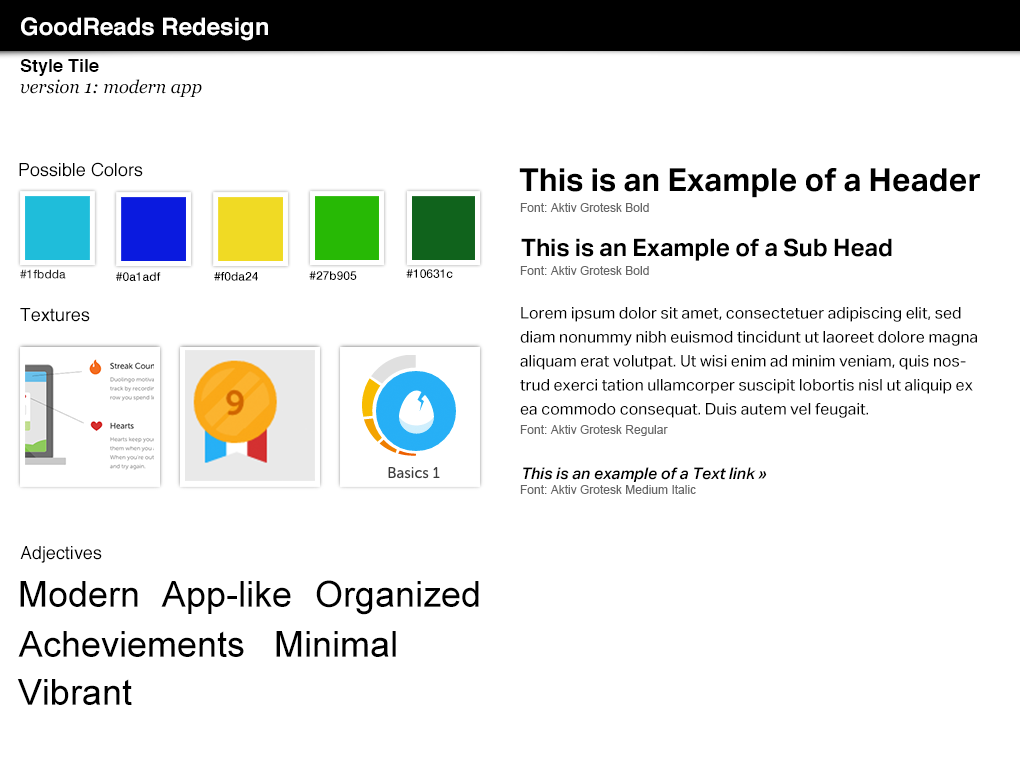
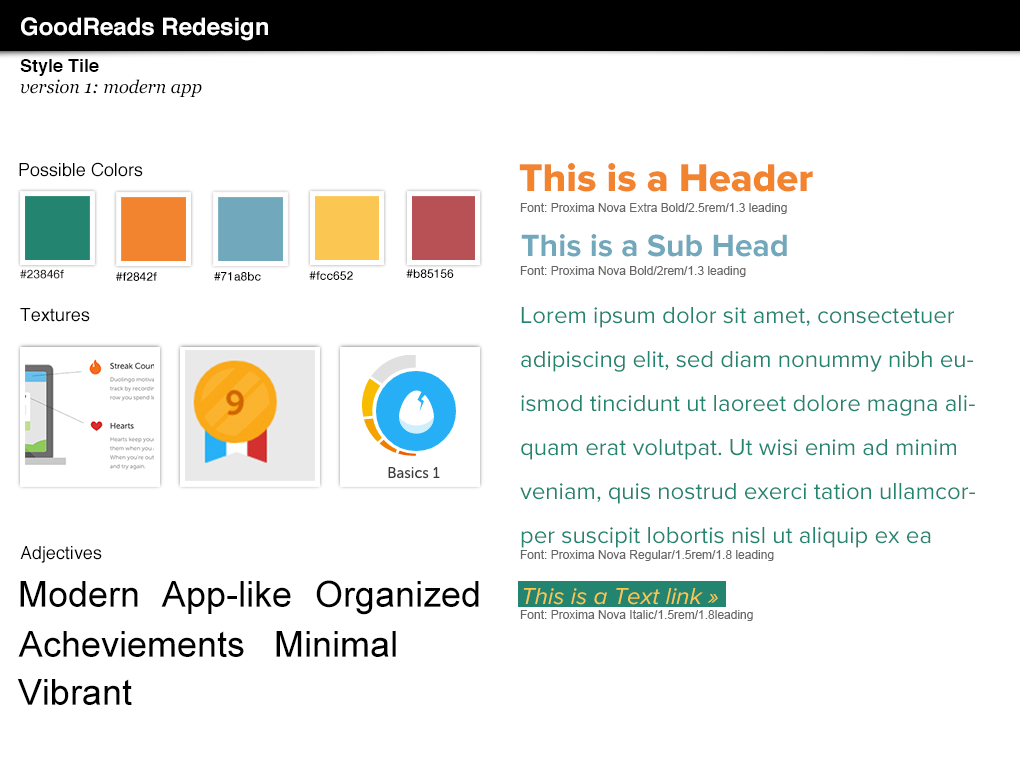
Layered file, before and after one edit (1020 x 760). Changes by layer:
renamed "1fbdda" to "#23846f", painted on it over [27, 269, 66, 279]
renamed "#0a1adf" to "#f2842f", painted on it over [122, 272, 161, 281]
renamed "#f0da24" to "#71a8bc", painted on it over [220, 272, 261, 281]
renamed "#27b905" to "#fcc652", painted on it over [316, 271, 357, 280]
renamed "#10631c" to "#b85156", painted on it over [413, 269, 454, 278]
renamed "Font: Aktiv Grotesk Bold" to "Font: Proxima Nova Extra Bold/2.5rem/1.3 leading", painted on it over [550, 203, 787, 214]
renamed "This is an Example of a Header" to "This is a Header", painted on it over [519, 163, 981, 198]
renamed "Font: Aktiv Grotesk Bold" to "Font: Proxima Nova Bold/2rem/1.3 leading", painted on it over [550, 266, 746, 277]
renamed "This is an Example of a Sub Head" to "This is a Sub Head", painted on it over [521, 234, 892, 261]
renamed "Font: Aktiv Grotesk Regular" to "Font: Proxima Nova Regular/1.5rem/1.8 leading", painted on it over [520, 425, 774, 561]
painted on "Lorem ipsum dolor sit amet, consectetuer adipiscing elit, sed d" over [520, 307, 977, 548]
renamed "This is an example of a Text link »" to "This is a Text link »", painted on it over [523, 467, 767, 605]
added layer "Rectangle 1" in group "Text Link" over [518, 581, 726, 607]
renamed "Font: Aktiv Grotesk Medium Italic" to "Font: Proxima Nova Italic/1.5rem/1.8leading", painted on it over [520, 485, 753, 621]
